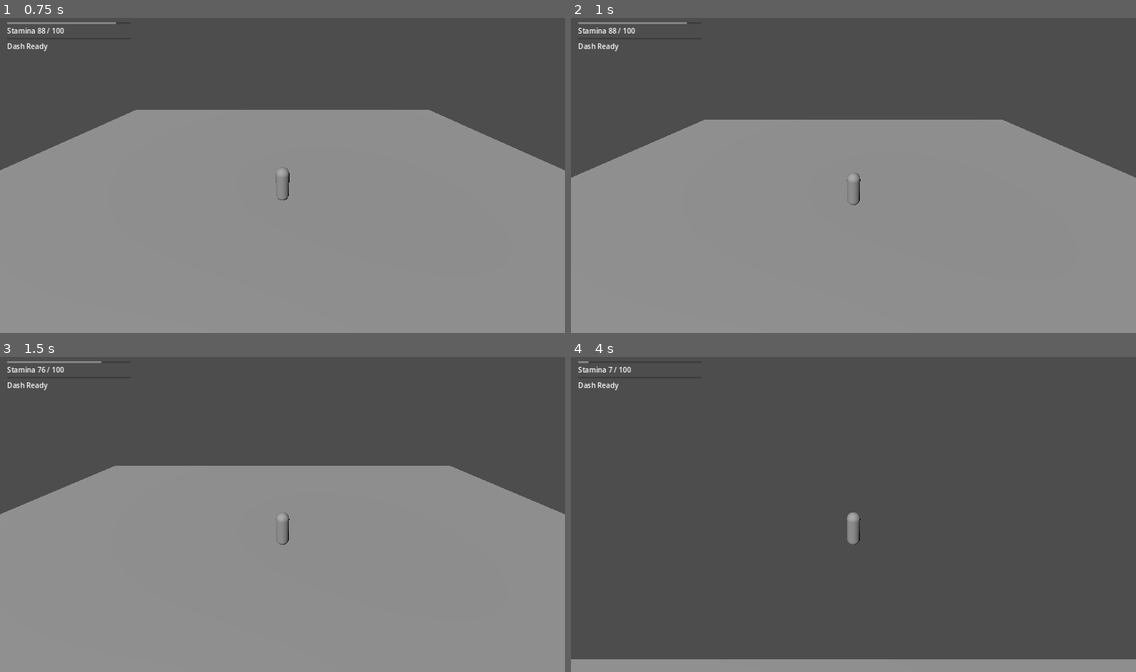
Above: before the commit, frames 1-4 (two rows, left to right).
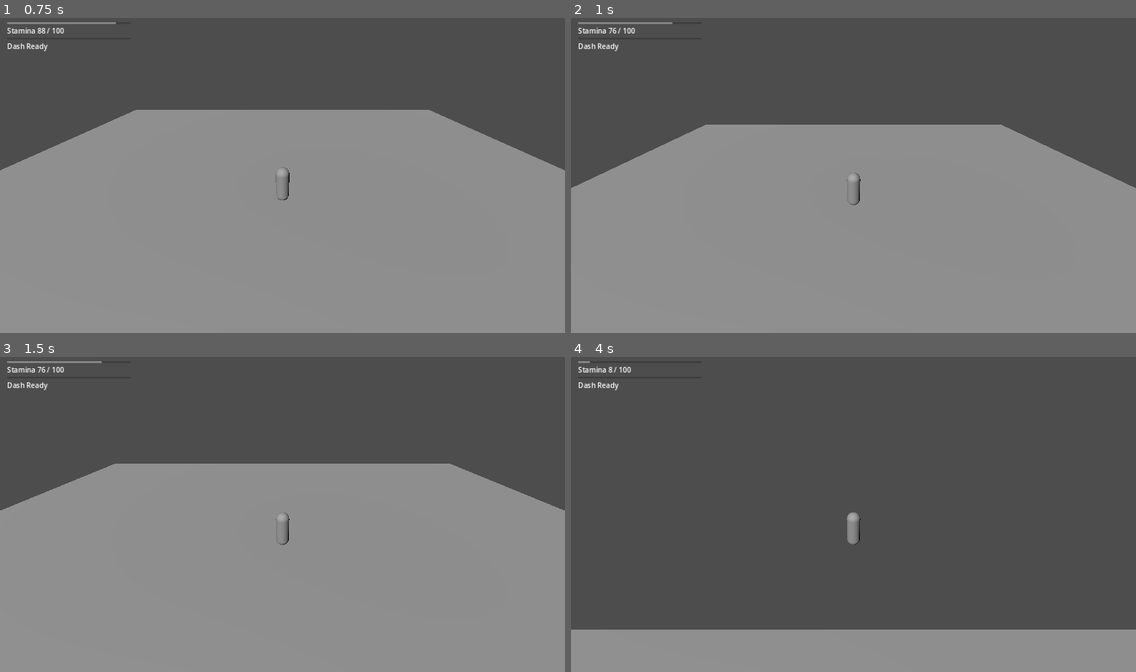
Above: after the commit, the same moments.

Repository: thegoatleroyjenkins/arpg-game
Game: Godot game, scene res://prototype3d/main_3d.tscn
The game is run twice, just before and just after one commit, with the same random seed, the same clock (stepped at 60 frames per second) and the same inputs. This scene is started directly instead of the project's main scene.
Inputs (mouse positions are in pixels of both pictures, inside the frame that each line leads up to):
- Up to frame 1 (0.75 s): tap Enter (ui_accept) at 0.5 s; move the mouse to (310, 172) at 0.52 s; hold W (move_up) from 0.53 s (still down); tap Space (jump) at 0.6 s
- Up to frame 2 (1 s): keep holding W (move_up); tap Space (jump) at 0.77 s
- Up to frame 3 (1.5 s): keep holding W (move_up); tap Space (jump) at 1.07 s; move the mouse to (254, 514) at 1.27 s; click (254, 514) at 1.35 s
- Up to frame 4 (4 s): keep holding W (move_up); tap Space (jump) at 1.52, 1.55, 1.82, 2.3, 3.02, 3.05, 3.32, 3.6, 3.77 s; move the mouse to (864, 508) at 2.02 s; tap Q (dash) at 2.1 s; move the mouse to (847, 517) at 2.77 s; tap Shift (sprint) at 2.85 s; move the mouse to (893, 517) at 3.52 s

Frame 1 is identical in both runs. In frame 2, 2.1% of the frame differs, in the area x 0-100%, y 1-55%; in frame 3, 0.8%; in frame 4, 9.4%, in the area x 0-100%, y 1-96%.

Commit message:
Add data-driven 3D air jump support

Diff:
--- a/prototype3d/player_3d.gd
+++ b/prototype3d/player_3d.gd
@@ -22,12 +22,14 @@
 var sprint_blend: float = 0.0
 var coyote_time_left: float = 0.0
 var jump_buffer_left: float = 0.0
+var air_jumps_left: int = 0
 var camera_look_ahead: Vector3 = Vector3.ZERO
 
 func _ready() -> void:
 	look_target = global_position
 	target_camera_distance = clamp(tuning.camera_distance, tuning.camera_min_distance, tuning.camera_max_distance)
 	stamina = tuning.max_stamina
+	air_jumps_left = max(0, tuning.max_air_jumps)
 	camera.fov = tuning.camera_base_fov
 	_emit_stamina_changed()
 	_emit_dash_cooldown_changed()
@@ -56,6 +58,7 @@
 	# Gravity + coyote time for forgiving jumps after stepping off ledges.
 	if was_on_floor:
 		coyote_time_left = tuning.coyote_time
+		air_jumps_left = max(0, tuning.max_air_jumps)
 	else:
 		coyote_time_left = max(0.0, coyote_time_left - delta)
 		var gravity_scale := 1.0
@@ -65,11 +68,16 @@
 		velocity.y -= tuning.gravity * gravity_scale * delta
 		velocity.y = max(velocity.y, -tuning.max_fall_speed)
 
-	if jump_buffer_left > 0.0 and coyote_time_left > 0.0 and _can_pay_stamina(tuning.jump_stamina_cost):
+	var can_ground_jump := coyote_time_left > 0.0
+	var can_air_jump := not was_on_floor and air_jumps_left > 0
+	if jump_buffer_left > 0.0 and (can_ground_jump or can_air_jump) and _can_pay_stamina(tuning.jump_stamina_cost):
 		_use_stamina(tuning.jump_stamina_cost)
 		velocity.y = tuning.jump_velocity
 		jump_buffer_left = 0.0
-		coyote_time_left = 0.0
+		if can_ground_jump:
+			coyote_time_left = 0.0
+		elif can_air_jump:
+			air_jumps_left -= 1
 
 	# Movement input
 	var input_vec := Vector2(
--- a/prototype3d/player_tuning_3d.gd
+++ b/prototype3d/player_tuning_3d.gd
@@ -7,6 +7,7 @@
 @export var gravity: float = 12.0
 @export var coyote_time: float = 0.12
 @export var jump_buffer_time: float = 0.12
+@export var max_air_jumps: int = 1
 @export var jump_release_gravity_multiplier: float = 2.2
 @export var max_fall_speed: float = 18.0
 
Not shown, changed: README.md
